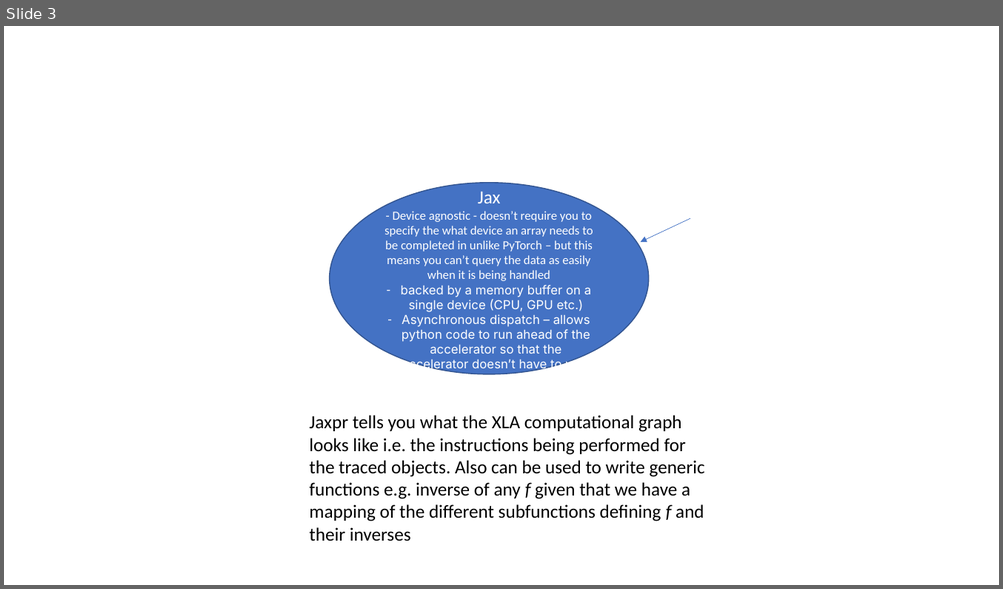
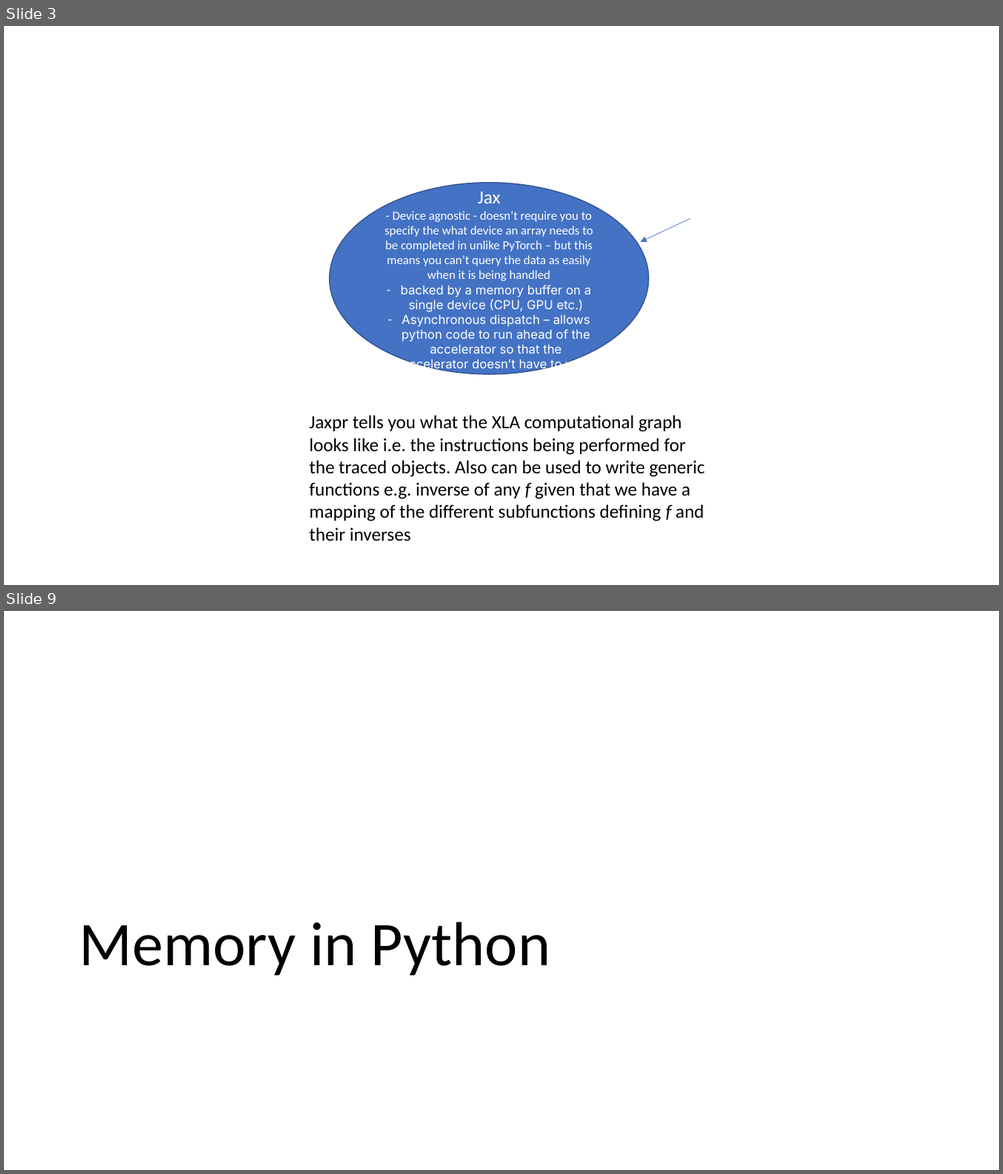
Before and after one commit to francisa6/Leetcode, a slide deck: Leetcode_Topics.pptx. Shown one above the other, each under a label of ours: slide 3 before the commit, slides 3 and 9 after it; the slides between them are not shown. The pictures are 1003x589 and 1003x1174 pixels, drawn with LibreOffice and Linux fonts; fonts in the diff are those of the drawing. Boxes give left, top, right and bottom in pixels: in the first picture for what was removed or moved away, otherwise in the second. Text is boxed around its words. In the diff, an @@ line names an element or a change of style, - is before the commit and + after.

```diff
--- a/Leetcode_Topics.pptx
+++ b/Leetcode_Topics.pptx
@@ slide 9 added at (4, 611, 999, 1170), background #FFFFFF @@
@@ title added at (79, 922, 551, 976), 60 pt, text #000000 @@
+Memory in Python
```
Also in this commit, not shown: 25 other slides added, 45 other files.
